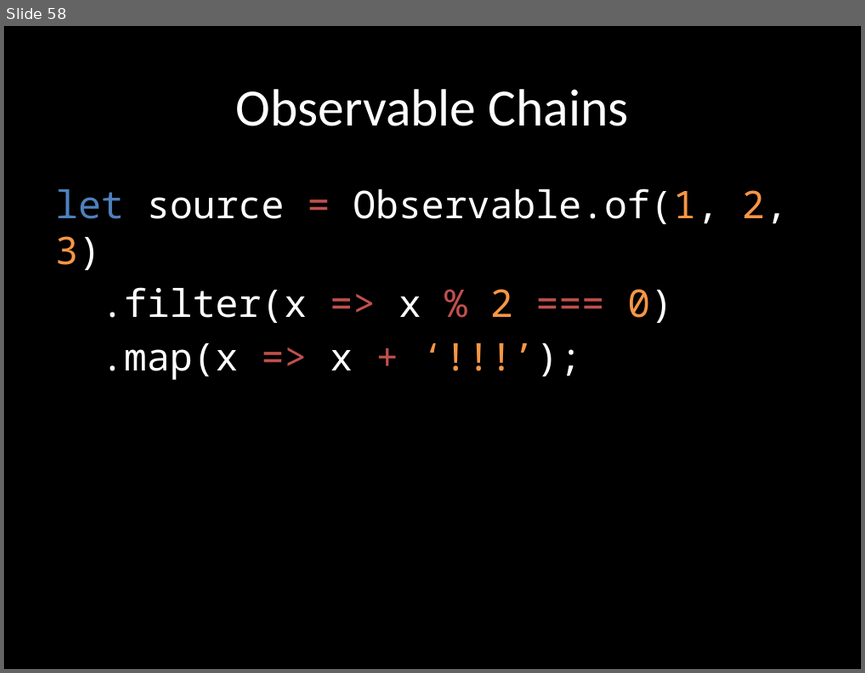
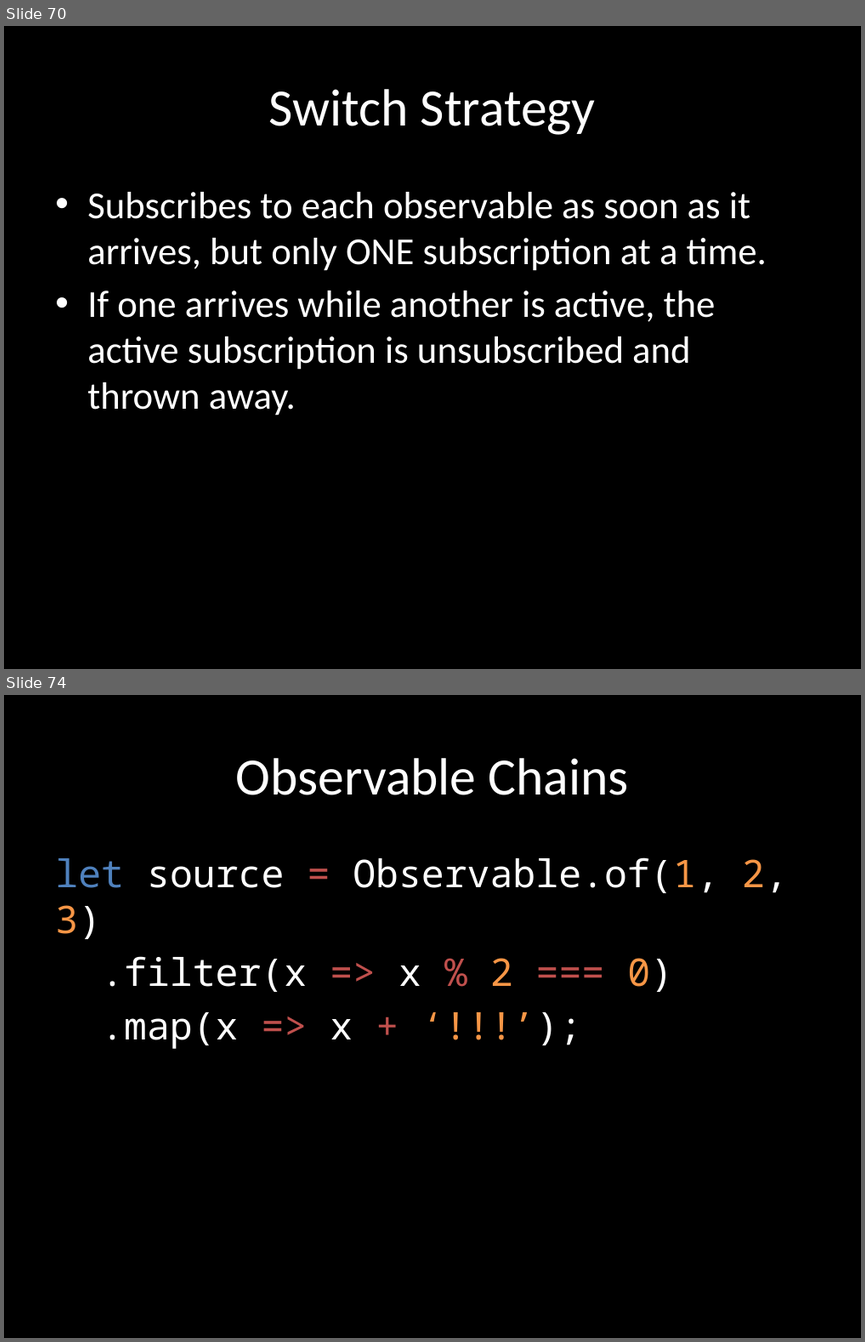
Before and after one commit to benlesh/rxjs-workshop-angular, a slide deck: rxjs-workshop.pptx. Shown one above the other, each under a label of ours: slide 58 before the commit, slides 70 and 74 after it; the slides between them are not shown. The pictures are 865x673 and 865x1342 pixels, drawn with LibreOffice and Linux fonts; fonts in the diff are those of the drawing. Boxes give left, top, right and bottom in pixels: in the first picture for what was removed or moved away, otherwise in the second. Text is boxed around its words. In the diff, an @@ line names an element or a change of style, - is before the commit and + after.

Commit message:
add switch concat and mtch, concat and merge stuffs

```diff
--- a/rxjs-workshop.pptx
+++ b/rxjs-workshop.pptx
@@ slide 70 added at (4, 26, 861, 669), background #000000 @@
@@ title added at (269, 89, 596, 135), 44 pt, text #FFFFFF @@
+Switch Strategy
@@ text added at (87, 192, 766, 415), 32 pt, text #FFFFFF @@
+• Subscribes to each observable as soon as it arrives, but only ONE subscription at a time.
+• If one arrives while another is active, the active subscription is unsubscribed and thrown away.
@@ what was slide 58 is now slide 74 @@
```
Also in this commit, not shown: 15 other slides added, 13 other files.
